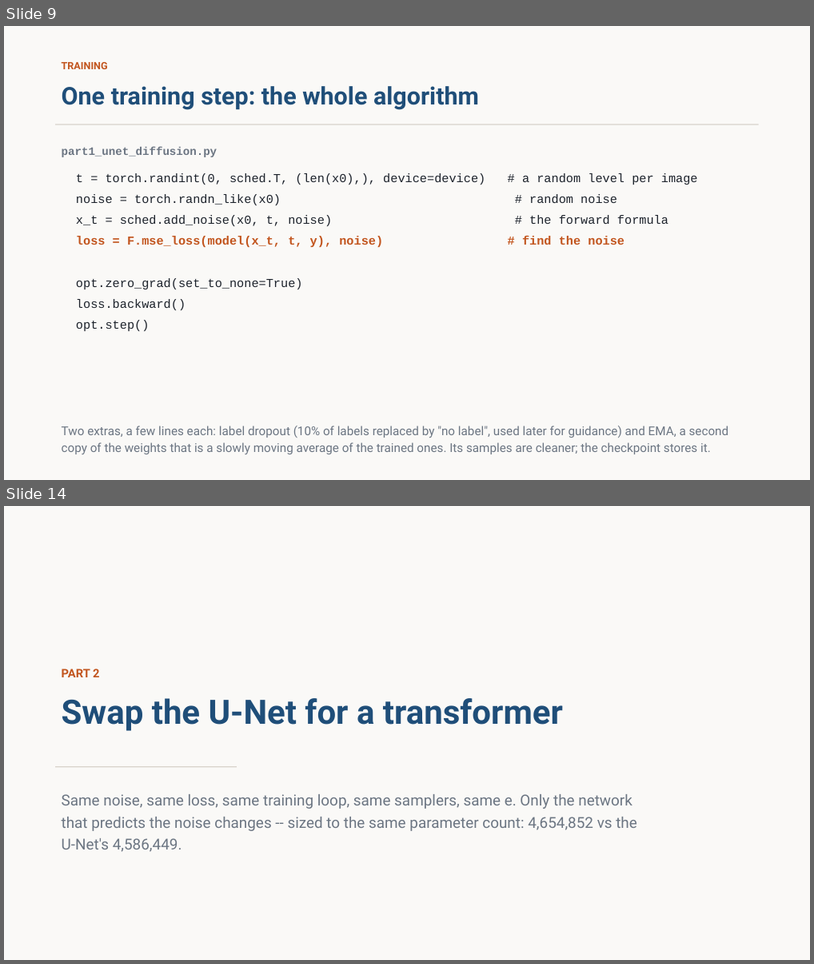
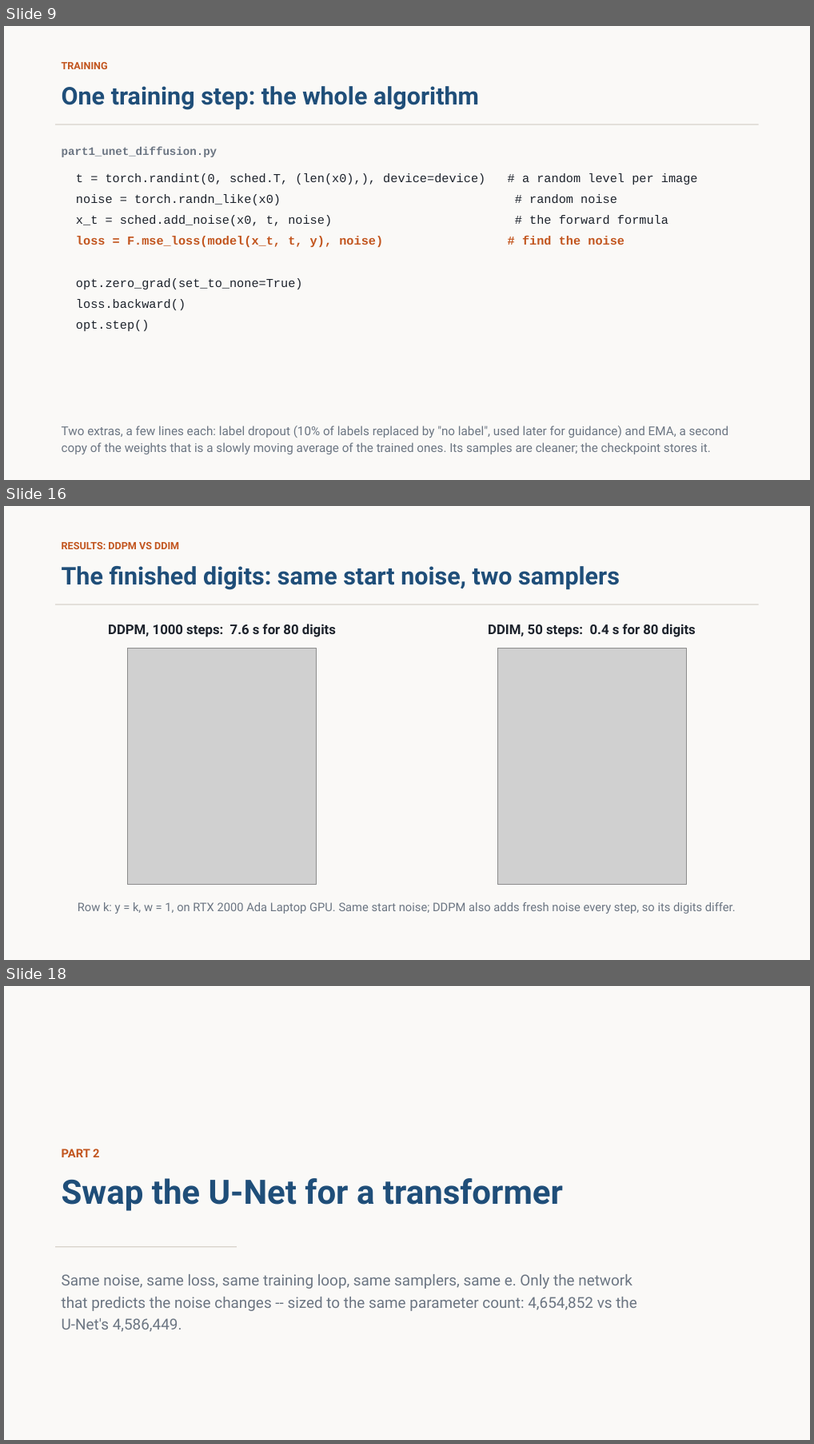
Before and after one commit to stanthemaker/tutorial_ml, a slide deck: week5_diffusion/slides/week5_diffusion.pptx. Shown one above the other, each under a label of ours: slides 9 and 14 before the commit, slides 9, 16 and 18 after it; the slides between them are not shown. The pictures are 814x964 and 814x1444 pixels, drawn with LibreOffice and Linux fonts; fonts in the diff are those of the drawing; grey boxes stand for pictures. Boxes give left, top, right and bottom in pixels: in the first picture for what was removed or moved away, otherwise in the second. Text is boxed around its words. In the diff, an @@ line names an element or a change of style, - is before the commit and + after.

```diff
--- a/week5_diffusion/slides/week5_diffusion.pptx
+++ b/week5_diffusion/slides/week5_diffusion.pptx
@@ slide 16 added at box(4, 506, 810, 960), background #FAF9F7 @@
@@ text added at box(62, 542, 179, 549), 12 pt, text #C2551E, bold @@
+RESULTS: DDPM VS DDIM
@@ text added at box(62, 566, 620, 590), 29 pt, text #1F4E79, bold @@
+The finished digits: same start noise, two samplers
@@ rectangle added at box(55, 604, 759, 605), fill #D8D3CB @@
@@ text added at box(108, 624, 336, 637), 16 pt, text #1C222B, bold @@
+DDPM, 1000 steps: 7.6 s for 80 digits
@@ text added at box(488, 624, 696, 637), 16 pt, text #1C222B, bold @@
+DDIM, 50 steps: 0.4 s for 80 digits
@@ picture added at box(128, 648, 317, 884) @@
@@ picture added at box(498, 648, 686, 884) @@
@@ text added at box(78, 902, 736, 913), 14 pt, text #6B7582 @@
+Row k: y = k, w = 1, on RTX 2000 Ada Laptop GPU. Same start noise; DDPM also adds fresh noise every step, so its digits differ.
@@ what was slide 14 is now slide 18 @@
```
Also in this commit, not shown: 4 slides changed, 5 other slides added, 2 slides removed, 54 other files.
